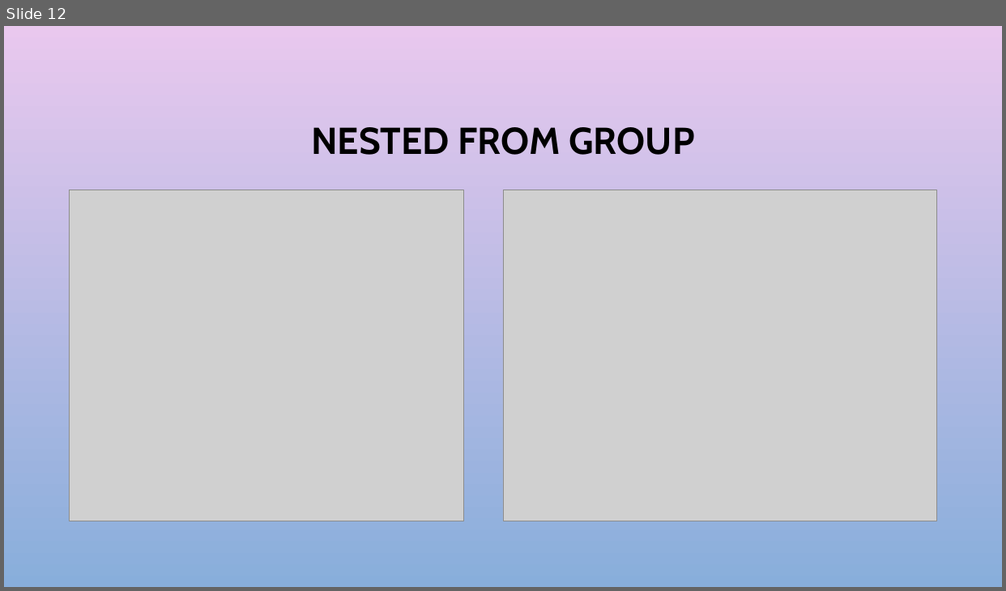
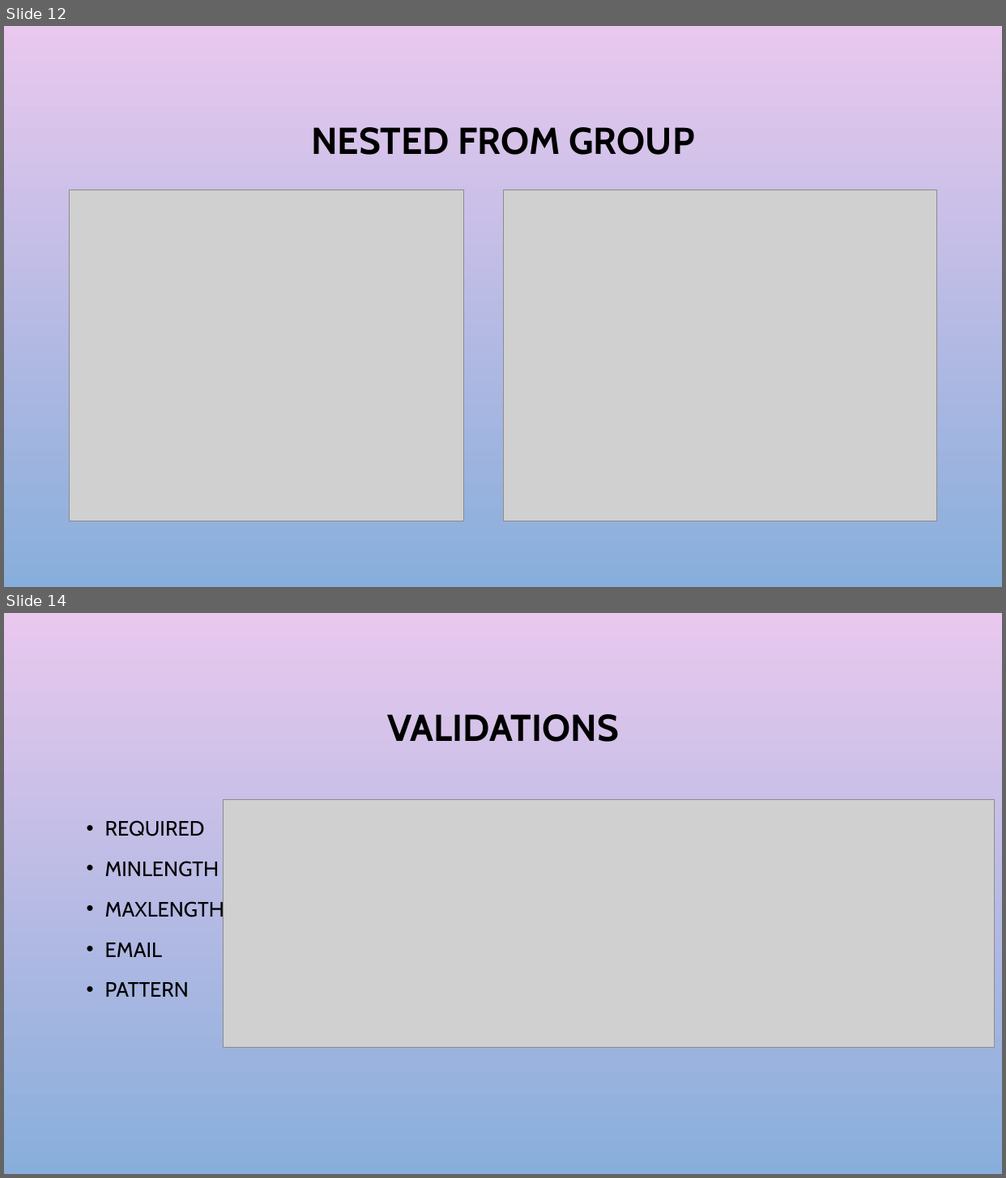
Before and after one commit to harikatakam/angular-forms, a slide deck: Reactive forms.pptx. Shown one above the other, each under a label of ours: slide 12 before the commit, slides 12 and 14 after it; the slides between them are not shown. The pictures are 1006x591 and 1006x1178 pixels, drawn with LibreOffice and Linux fonts; fonts in the diff are those of the drawing; grey boxes stand for pictures; background and template pictures are left out. Boxes give left, top, right and bottom in pixels: in the first picture for what was removed or moved away, otherwise in the second. Text is boxed around its words. In the diff, an @@ line names an element or a change of style, - is before the commit and + after.

Commit message:
error messages and validation

```diff
--- a/Reactive forms.pptx
+++ b/Reactive forms.pptx
@@ slide 14 added at bbox=[4, 613, 1002, 1174], background picture (left out) @@
@@ title added at bbox=[387, 714, 619, 742], 36 pt, text #000000, bold @@
+VALIDATIONS
@@ picture added at bbox=[224, 799, 994, 1047] @@
@@ text added at bbox=[105, 820, 224, 997], 20 pt, text #000000 @@
+• REQUIRED
+• MINLENGTH
+• MAXLENGTH
+• EMAIL
+• PATTERN
```
Also in this commit, not shown: 1 slide changed, 2 other slides added, 10 other files.
